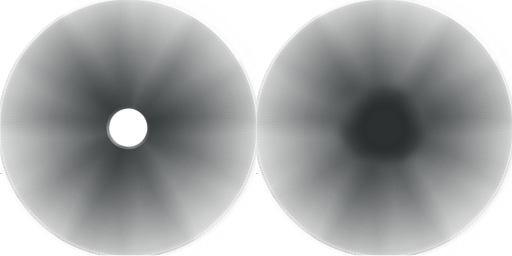
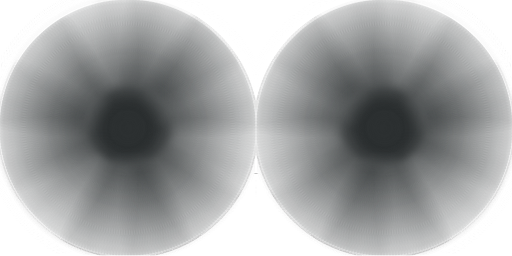
Two versions of the same layered image (w=512, h=256). Layer-by-layer changes:
painted on "Clipboard" over [0,0,256,256]
